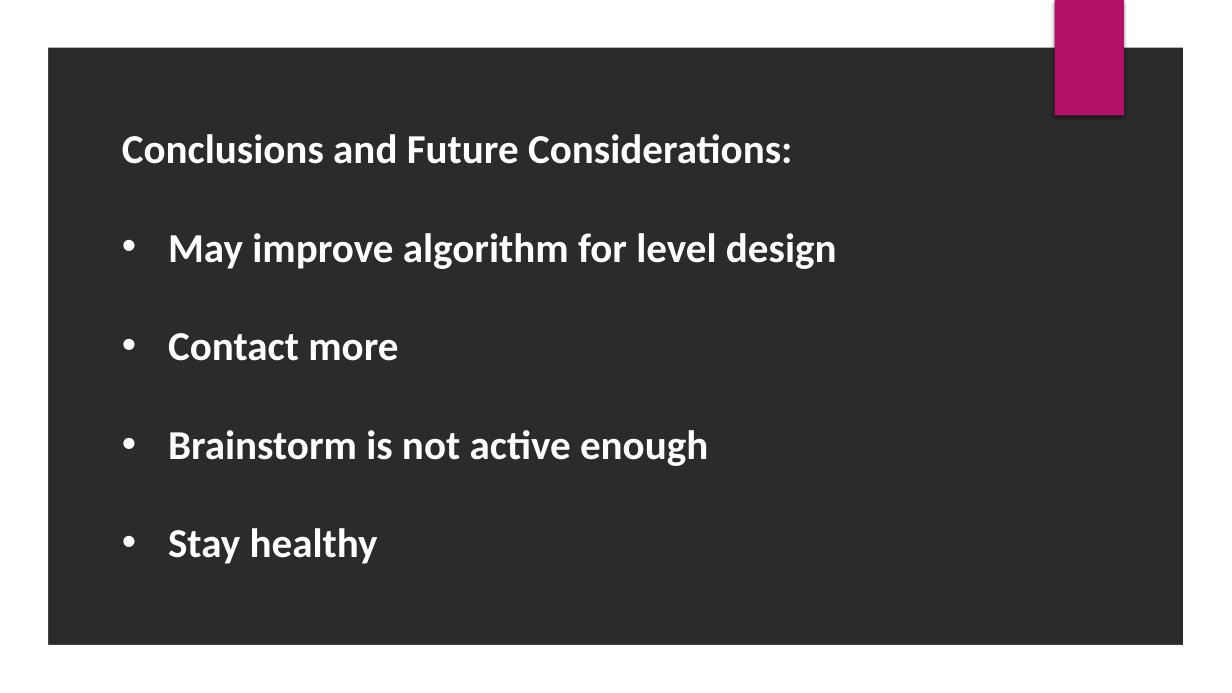
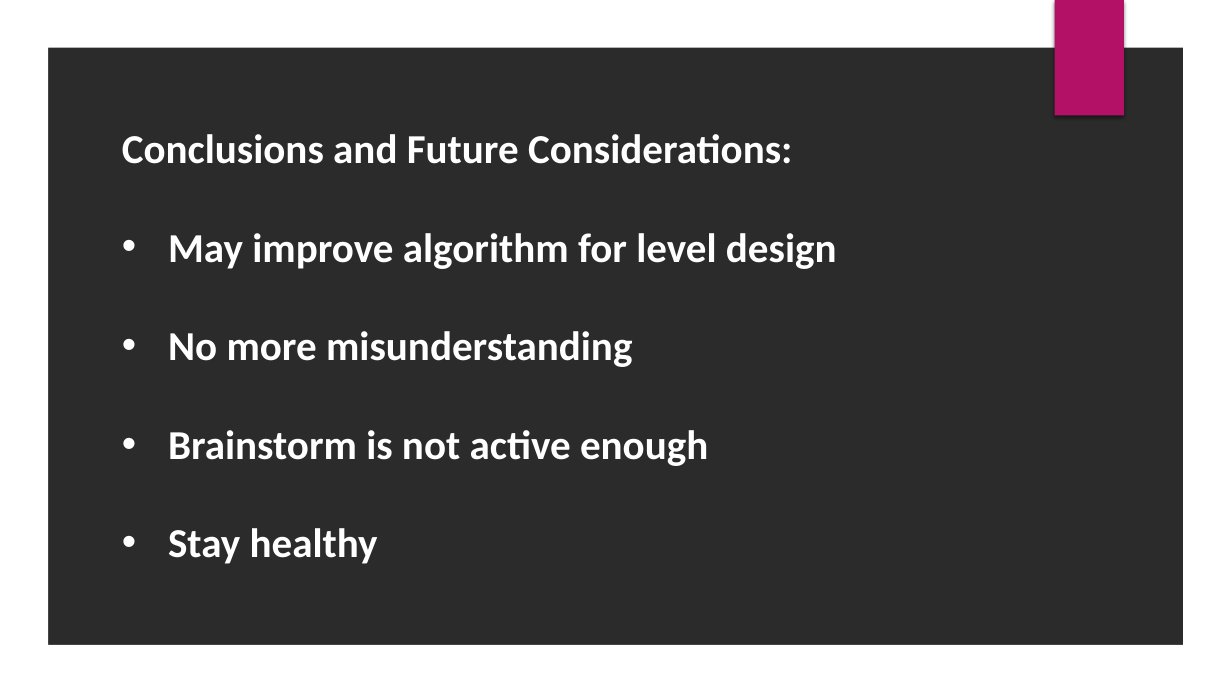
Before and after one commit to DarkPhantomEx/GeoDash, a slide deck: slide 4 of postmortem.pptx. Drawn at 1232x693 pixels with LibreOffice and Linux fonts; fonts in the diff are those of the drawing; background and template pictures are left out; a plain dark background stands for a picture behind light text. Boxes give left, top, right and bottom in pixels: in the first picture for what was removed or moved away, otherwise in the second. Text is boxed around its words. In the diff, an @@ line names an element or a change of style, - is before the commit and + after.

```diff
--- a/postmortem.pptx
+++ b/postmortem.pptx
@@ text at [168,331,632,367]: text changed @@
-• Contact more
+• No more misunderstanding
```
Also in this commit, not shown: 2 other slides changed, 1 slide added, 1 slide removed.
